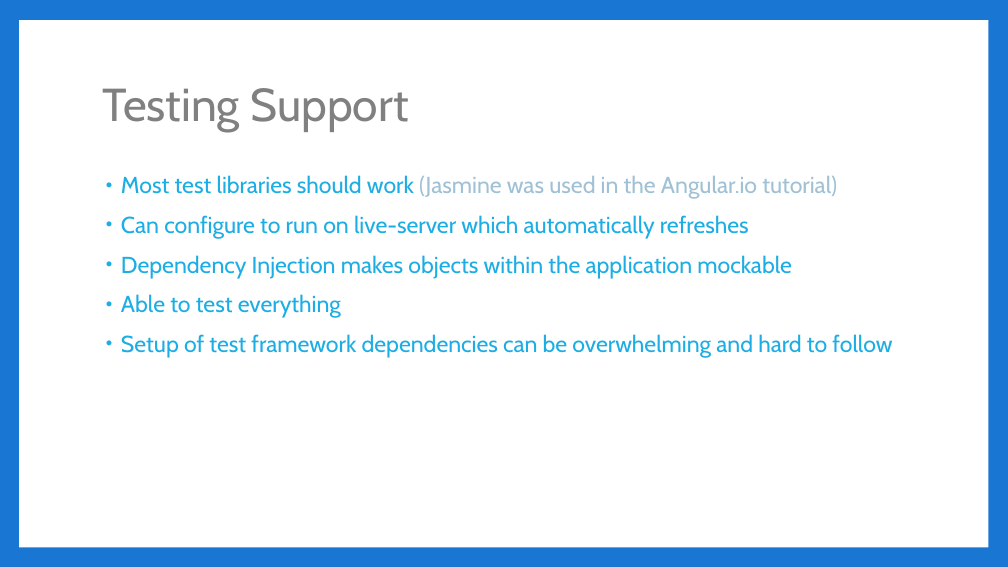
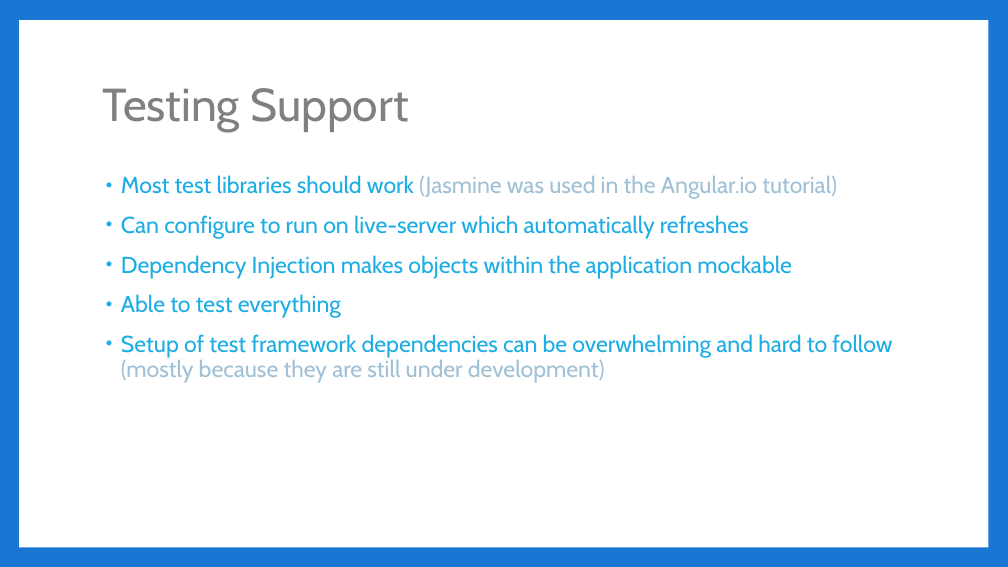
Before and after one commit to jbicks/angular2-demo, a slide deck: slide 11 of Angular2.pptx. Drawn at 1008x567 pixels with LibreOffice and Linux fonts; fonts in the diff are those of the drawing. Boxes give left, top, right and bottom in pixels: in the first picture for what was removed or moved away, otherwise in the second. Text is boxed around its words. In the diff, an @@ line names an element or a change of style, - is before the commit and + after.

```diff
--- a/Angular2.pptx
+++ b/Angular2.pptx
@@ text at (121, 334, 892, 383): text changed @@
-• Setup of test framework dependencies can be overwhelming and hard to follow
+• Setup of test framework dependencies can be overwhelming and hard to follow (mostly because they are still under development)
```
Also in this commit, not shown: 2 other slides changed.
